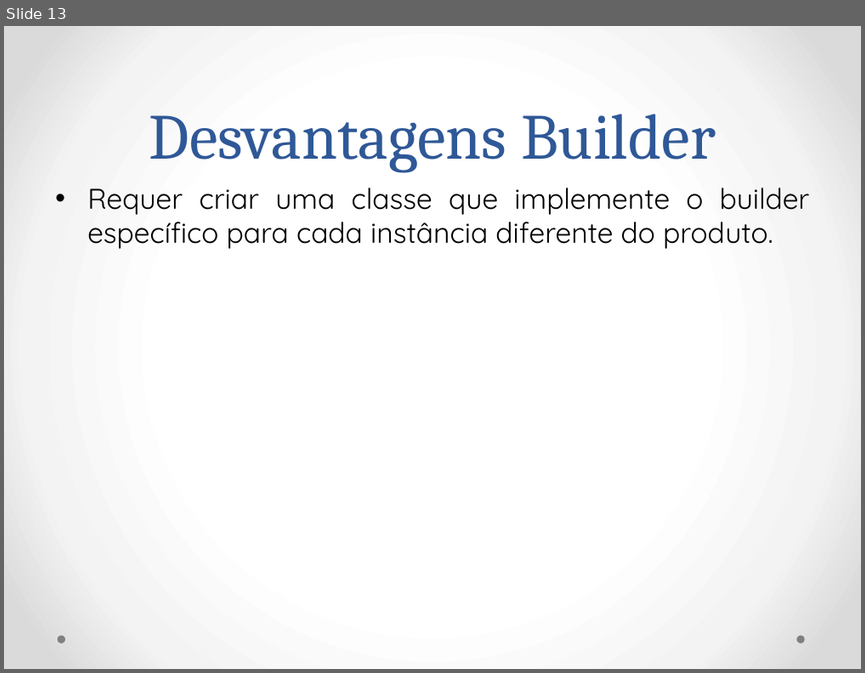
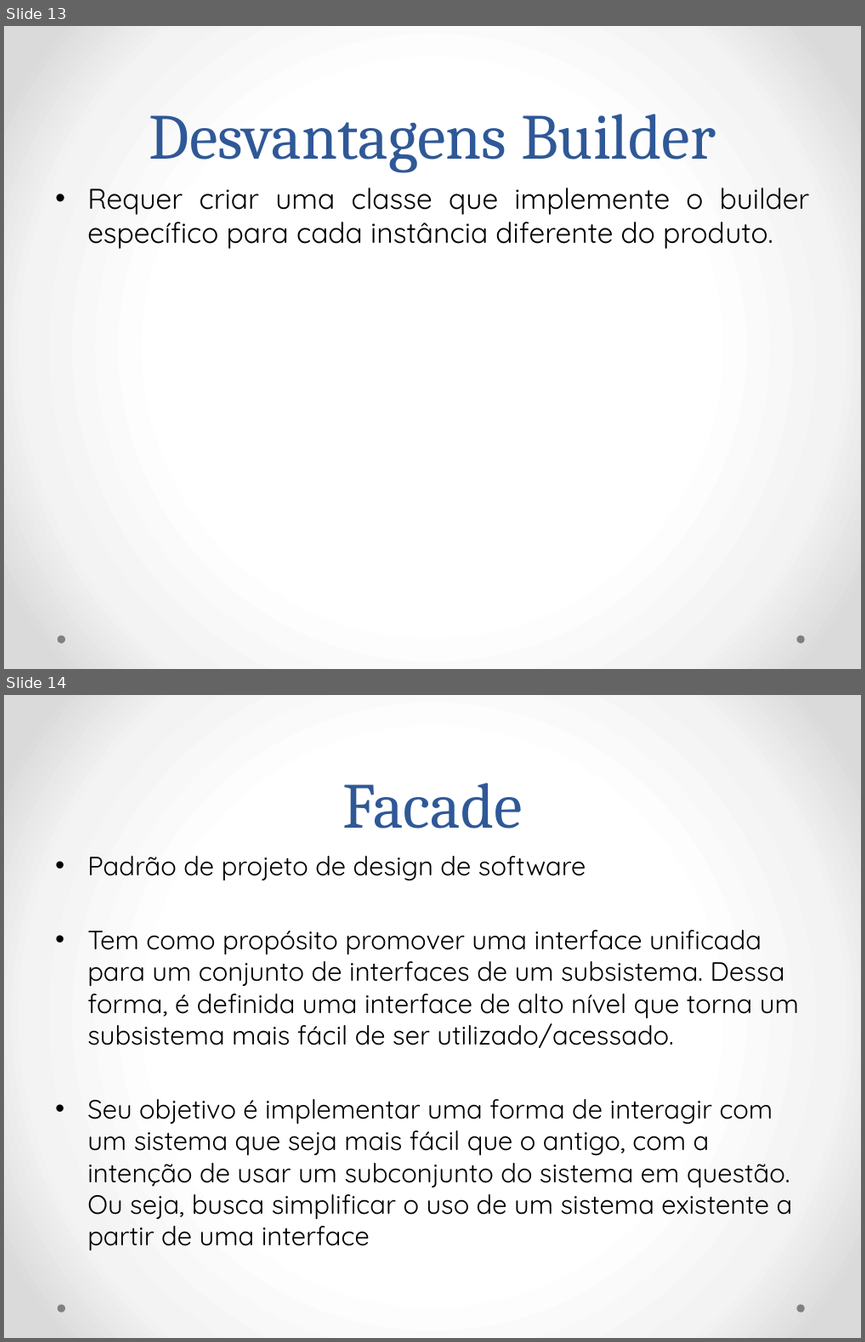
Before and after one commit to BrunoFelix/Restoran, a slide deck: Docs/Apresentação Padrões de Projetos.pptx. Shown one above the other, each under a label of ours: slide 13 before the commit, slides 13 and 14 after it. The pictures are 865x673 and 865x1342 pixels, drawn with LibreOffice and Linux fonts; fonts in the diff are those of the drawing. Boxes give left, top, right and bottom in pixels: in the first picture for what was removed or moved away, otherwise in the second. Text is boxed around its words. In the diff, an @@ line names an element or a change of style, - is before the commit and + after.

Commit message:
Facade (Aprensentação Padrões de Projeto)

```diff
--- a/Docs/Apresentação Padrões de Projetos.pptx
+++ b/Docs/Apresentação Padrões de Projetos.pptx
@@ slide 14 added at [4,695,861,1338], background gradient #FFFFFF to #F4F4F4 to #DADADA; not listed: 2 template elements that a slide beside it also shows @@
@@ title added at [342,783,522,828], 54 pt, text #2F5897 @@
+Facade
@@ text added at [87,856,799,1250], 22.2 pt, text #000000 @@
+• Padrão de projeto de design de software
+• Tem como propósito promover uma interface unificada para um conjunto de interfaces de um subsistema. Dessa forma, é definida uma interface de alto nível que torna um subsistema mais fácil de ser utilizado/acessado.
+• Seu objetivo é implementar uma forma de interagir com um sistema que seja mais fácil que o antigo, com a intenção de usar um subconjunto do sistema em questão. Ou seja, busca simplificar o uso de um sistema existente a partir de uma interface
```
Also in this commit, not shown: 4 other slides added.
